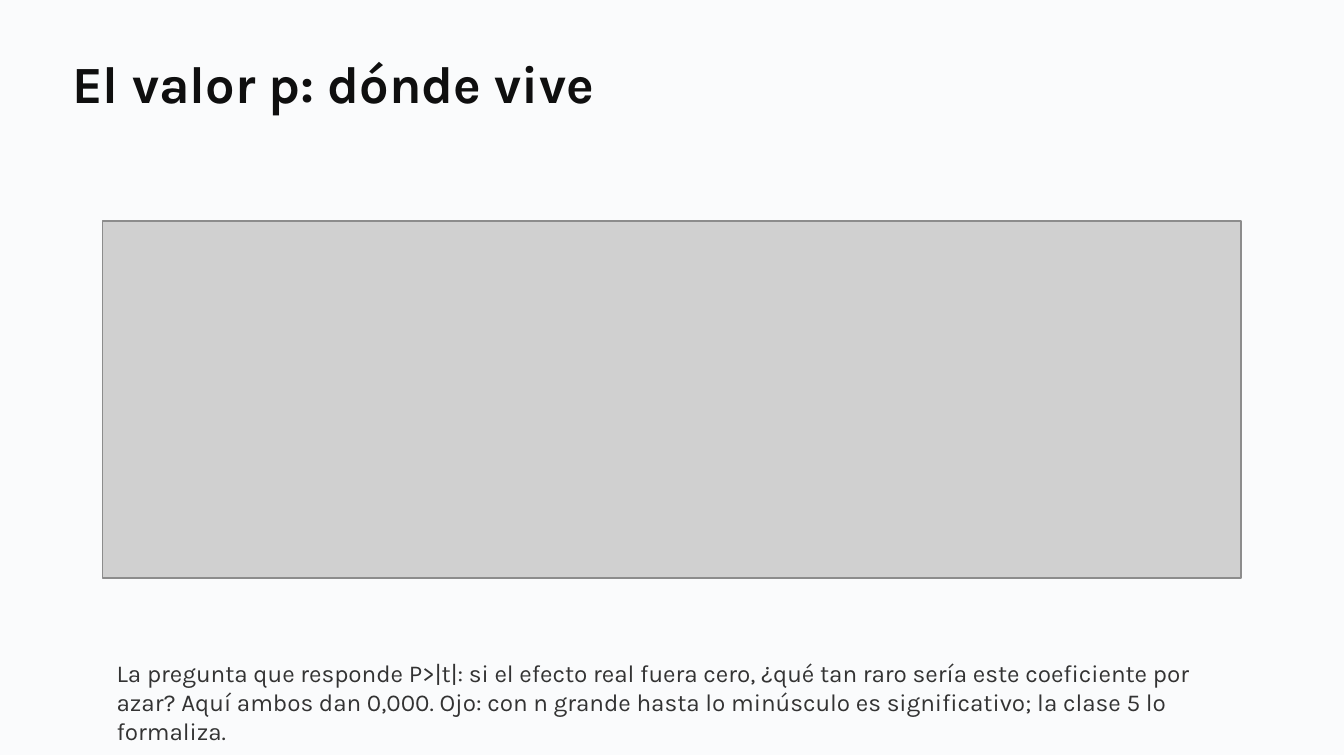
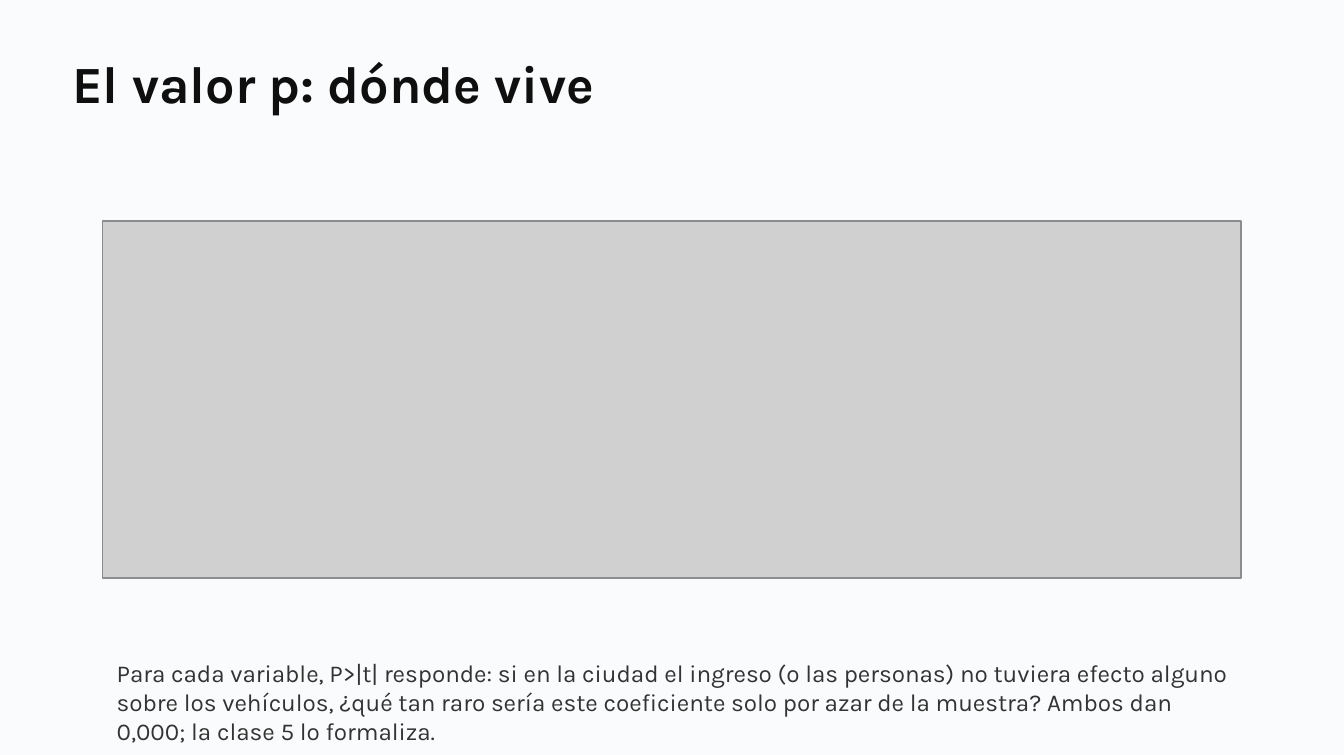
Before and after one commit to daniopitz/diplomado-cdd, a slide deck: slide 23 of presentaciones/clase04_regresion_multiple.pptx (slide 21 before the commit). Drawn at 1344x755 pixels with LibreOffice and Linux fonts; fonts in the diff are those of the drawing; grey boxes stand for pictures. Boxes give left, top, right and bottom in pixels: in the first picture for what was removed or moved away, otherwise in the second. Text is boxed around its words. In the diff, an @@ line names an element or a change of style, - is before the commit and + after.

```diff
--- a/presentaciones/clase04_regresion_multiple.pptx
+++ b/presentaciones/clase04_regresion_multiple.pptx
@@ text at (x1=117, y1=663, x2=1227, y2=743): text changed @@
-La pregunta que responde P>|t|: si el efecto real fuera cero, ¿qué tan raro sería este coeficiente por azar? Aquí ambos dan 0,000. Ojo: con n grande hasta lo minúsculo es significativo; la clase 5 lo formaliza.
+Para cada variable, P>|t| responde: si en la ciudad el ingreso (o las personas) no tuviera efecto alguno sobre los vehículos, ¿qué tan raro sería este coeficiente solo por azar de la muestra? Ambos dan 0,000; la clase 5 lo formaliza.
```
Also in this commit, not shown: 3 slides added, 3 other files.
